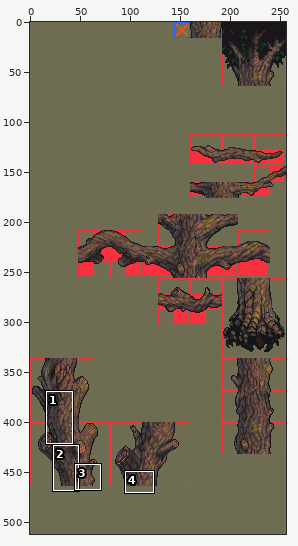
Sprite sheet, stored at images/tiles/forest.png. Above: a wide view before the commit, with the close-up outlined.
Close-up. The starting point:
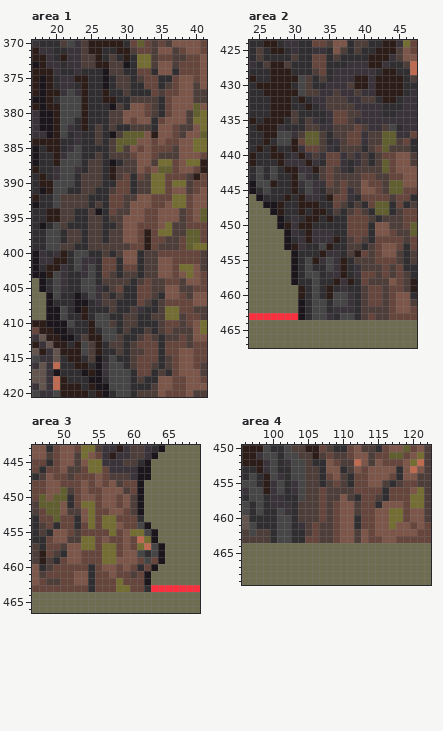
The file is 256x512 pixels. Colours within 5 levels of each other are drawn and written as one. Shown: area 1: x 17..41, y 370..420; area 2: x 24..47, y 424..467; area 3: x 46..69, y 443..466; area 4: x 96..122, y 450..469. The commit also changed other parts of the picture, which this record leaves out.
Now the later version:
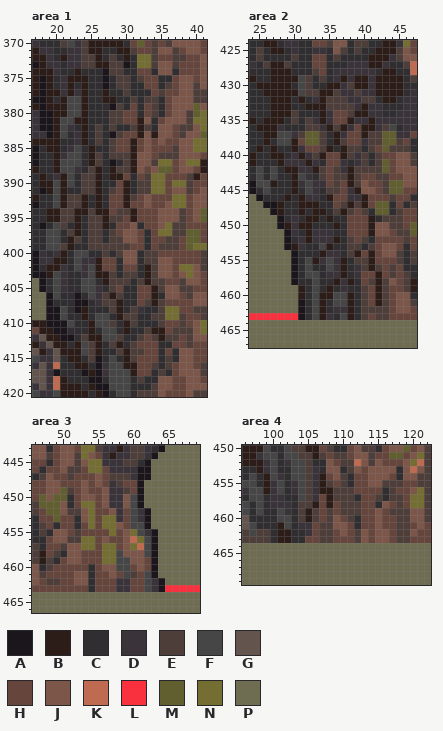
Palette (. is transparent): A #1b161c  B #2c1d18  C #302e30  D #3a333a  E #4d3e3a  F #464646  G #63554e  H #66453c  J #7d564a  K #bf6b52  L #f9303d  M #615e30  N #746e32  P #6f6d51
Difference:
--- area 1
@@ x 17..41 @@
 373 ABDDCDDEEBBEEACNNEJJEHHHJ
-374 BBBDCCDCCCAEECCHHCJJCHHHJ
-375 BABCDDBBCCACEECEHHCCHJJHJ
-376 BABCDDCBCCACEECCHHCEHJJEJ
-377 BABBDFDBCCBCCECCCHEHHJJEE
-378 AABCFFFBCCBBCCEEEECHJJJEE
-379 BABBFFFBCCCAECJJHECHJJJMJ
-380 DAABFFFBCCCEEJJJHECHJJEMN
-381 DAABFFCBCCCEEJHJJCHJJJENN
-382 DAABFDCBCECECCEEECJJHEEJN
-383 DDABFCDCCECAEMMMJBJJHEJJM
-384 BBBBCCDCCECEMMMJJHJHHJJNN
-385 ACBBCDFCCCCEMEJHJHHHEJJNN
-386 ACCBDFFCCECEEEHJJHEEEJJJH
-387 ACCBFFFCEECACEEJJENNHJNNB
-388 BCCDFFDCEECBEEEJHJMMHJJHB
-389 CBCDFFCEEECBEHCHENNHHHEBH
-390 CBBFFFCEEECCHHCEENNHNNEHH
-391 CABFFCCEECCEHHCEENNHJJEHJ
-392 BCCFEEEECCCHHEEJJHHHNNHJJ
-393 ACCFEEEECECHHEJJJHHJNNHJJ
-394 CCBBEECCEACHEEJJHHJJJEHJM
-395 CCBBEECCEECEEJJJHHJJJEHJM
-396 CACFECCCEECCEJJHHHJNEEHHH
-397 CCFFCEECEECEEJJHBHNNEEMMH
-398 CCFFCEECEECEEJJHBHHEEHMMH
-399 CCFFEECCEEEEEEHHBHEEEHMNN
+374 BBBDCCBCCCAEECCHHCJJCHHHJ
+375 BABCDBBBCCACEECEHHCCHJJHJ
+376 BABCDBCBCCACEECCHHCEHJJEJ
+377 BABBDBDBCCBCCECCCHEHHJJEE
+378 AABCBFFBCCBBCCECEECHJJJEE
+379 BABBBFFBCCCAECHCHECHJJJMJ
+380 DAABBFFBCCCEEHHCHECHJJEMN
+381 DAABFFBBCCCEEHHBJCHJJJENN
+382 DAABFDCBCECECCEBECJJHEEJN
+383 DDABFCDBCECAEHHBJBJJHEJJM
+384 BBBBCCDBCECEHHBHJHJHHJJNN
+385 ACBBCDFCBCCEHHBHJHHHEJJNN
+386 ACCBDFFCBECEEEBJJHEEEJJJH
+387 ACCBFFFCBECACEBJJENNHJNNB
+388 BCCBFFDCEBCBEEBJHJMMHJJHB
+389 CBCDBFCEEBCBBHCHENNHHHEBH
+390 CBBFBFCEEBCCHBCEENNHNNEHH
+391 CABFBCCEEBCEHBCEENNHJJEHJ
+392 BCCFBEEBCBCHHBEHJHHHNNHJJ
+393 ACCFBEEBCBCHHBHHJHHJNNHJJ
+394 CCBBEEBBEBBHEEBHHHJJJEHJM
+395 CCBBEEBCEEBEEHBHHHJJJEHJM
+396 CACFECBCEEBCHHJCHHJNEEHHH
+397 CCFFCEBCEECEHJJHCHNNEEMMH
+398 CCFFCBECEECEEJJHCHHEEHMMH
+399 CCFFEBCCEEEEEEHHCHEEEHMNN
 400 ADCDBCFFCCECEJJCEEHHHHHHE
-401 ADDBBCFDDCHHCJJCEEJJHHHHE
-402 ACBBDCFDFCHHCHHCEEJJHNNJE
-403 AABFDCCDFCHECEECEEJJHJNJH
-404 PACFDCCFFCEEEECEHEEHHEJJH
-405 PACFDCCFFDCEHCCHHEEJJEEHH
-406 PPAFCCACFDECECCHHECJJHEJJ
-407 PPACCCAACDEECCCHECEHHHHJJ
-408 PPAAFCABCCCECCEDCCENNHHEE
-409 PPAAFCCBCFFCCEECCEENNEHHE
-410 BBAAAFCCBFFECEECCCEHHEHJN
-411 HBBAACCCBCFFCECCECEHEEEJN
-412 DGBBAACEBBFFECCEHECEEHEJJ
-413 BDGBBCBFEBCEECEHHHCHHHEHH
-414 GBDGBBBFEBCCECEEHHCHHJJHH
-415 FDDGCBBCEACFCCEHHHCEHJJHH
-416 DGDKCCBBCADFFCEHHECEHJJHE
-417 GGDACCCABADFFFCHHCECHJJJE
+401 ADDBBCFDDBHHCJJCEEJJHHHHE
+402 ACBBDCFDFBHHCHHCBEJJHNNJE
+403 AABFDCCDFBBECEECBEJJHJNJH
+404 PACFDCCFFCBEEECEBEEHHEJJH
+405 PACFDCCFFDCEHCCHHBEJJEEHH
+406 PPAFCCACFDEBECCHHBCJJHEJJ
+407 PPACCCAACDEEBCCHEBEHHHHJJ
+408 PPAAFCABCCCEBCEDCCENNHHEE
+409 PPAAFCCBCFFCBEECCEENNEHHE
+410 BBAAAFCCBFFECBECCCEHHEHJN
+411 HBBAACCCBCFFCBCCEBBHEEEJN
+412 DGBBAACEBBFFECCEHEBEEHEJJ
+413 BDGBBCBFEBCEBCEHHHCCHHEHH
+414 GBDGBBBFEBCCEBEEHHCHCJJHH
+415 FDDGCBBCEACFCBEHHHCECJJHH
+416 DGDKCCBBCADFFBBHHECEHJJHE
+417 GGDACCCABADFFFBHHCECHJJJE
 418 GGDKBCCCAACFFFCECCJJHHJJH
--- area 2
@@ x 31..44 @@
 428 CCEHCDDDDDDCBB
-429 FECECDDDBBDBBB
-430 FECCDDDEBBDBBB
-431 FEEDDEDDEDDBBB
-432 BCDDEEEDDEECBB
-433 CBCDEEEEDDDDCC
-434 CCCCDHHEEDDDCC
-435 CEDCDHHEDDDDDD
-436 CEEDDEEEHEDDEF
-437 EMMECEEHHDEEMM
-438 HMMECDEHHDEEMM
-439 DHHEDCEEECEHME
-440 BDEDHHDEDECEHH
+429 FECECDBDBBDBBB
+430 FECCBBDEBBDBBB
+431 FEEBBEDDEDDBBB
+432 BCDBEEEDDEECBB
+433 CBBBEEEEDBDDCC
+434 CCCBDHHEBBDDCC
+435 CEDBDHHBDDBDDD
+436 CEEDBEBDHBBDEF
+437 EMMECBDHHBEEMM
+438 HMMECBEHHDEEMM
+439 DHHEBCBEECEHME
+440 BDEBHHBEDECEHH
 441 DBDCHHDCDECEMH
-442 DDBEHEDCEEEEMH
-443 FDCEHEEEEHHEEH
-444 DFDDHEHEEJHHEM
-445 CFDCEEHDEJJHEM
-446 BDDCBHHDCHHHHE
-447 BBBCCHECECHMMC
-448 BCBBCECEHECMMC
-449 CBBCBCCHHHECEE
-450 BBCCCCCHHHCJJE
-451 CBDDDCCHHHCJJH
+442 DDBEHEDBEEEEMH
+443 FDCEHEEBEHHEEH
+444 DFDDHEHBEJHHEM
+445 CFDCEEHDBJJHEM
+446 BDDCBHHDDBHHHE
+447 BBBCCHEBEBHMMC
+448 BCBBCEBEHECMMC
+449 CBBCBCCHHHBCEE
+450 BBCCCBCHHHBJJE
+451 CBDDDCCHHHBJJH
 452 DBDDDBCEHECHHH
 453 DCCFBCCEECEHJJ
-454 CCCBDDCEBHEHJJ
-455 CFBDFDBCEEEHHH
-456 CFCCFDBCDEEEHE
-457 CFFCDDBCDHHEHE
-458 CCFCCBDBCHEEEJ
-459 BCFCBCDCCEHHEH
-460 BCFCBFFDCEHHEH
-461 ACFFCFFDCEHHEH
-462 ACFFCDDDCEEEEH
-463 ACFFDCFFCEHEEH
+454 CCCBDDCEBHBHJJ
+455 CFBDFDBCEEBHHH
+456 CFCCFDBCDEBEHE
+457 CFFCDDBCDHHBHE
+458 CCFCCBDBCHEBEJ
+459 BCFCBCDCCEHBEH
+460 BCFBBFFBCEHBEH
+461 ACFBCFFBCEHBEH
+462 ACFBCDDBCEEEEH
+463 ACFBDCFBCEHEEH
 464 PPPPPPPPPPPPPP
--- area 3
@@ x 55..66 @@
 447 JHEEEDAAPPPP
-448 JHJEHHAPPPPP
-449 HJJJEHAPPPPP
-450 HJJHJEAPPPPP
-451 HJJHJEAPPPPP
-452 HHJJHEAPPPPP
-453 HNNHHHCPPPPP
-454 HNNJHHFAPPPP
-455 HHNHJNNFAPPP
-456 HJHHJHKNAPPP
-457 HNNHJHNKFAPP
-458 HNNHJJFCFAPP
-459 HNNJJJHFHAPP
-460 HJJHJHCHAPPP
-461 HHJHHEHAPPPP
-462 HHHNHHHAPPPP
-463 HHHNNHHCLLLL
+448 JHDEHHAPPPPP
+449 HJDDEHAPPPPP
+450 HJDDJFAPPPPP
+451 HJDDJFAPPPPP
+452 HHJDHFDAPPPP
+453 HNNDHFDAPPPP
+454 HNNJHFFAPPPP
+455 HHNHJNFDAPPP
+456 HJHHJKNFAPPP
+457 HNNHJNKFAPPP
+458 HNNFJJJFAPPP
+459 HNNFFJJHAPPP
+460 HJJFFHJHAPPP
+461 HHJHFEHFAPPP
+462 HHHDDHHFDAPP
+463 HHHDDHHFDALL
 464 PPPPPPPPPPPP
--- area 4
@@ x 96..122 @@
 452 BBBDFCDFFECCJHEEKJEJHHHJNKE
-453 CCBDFCCFFEECJJCEJHJJJJCJKJE
-454 CFCBFDCFFEECHJECHHJJJHCJJEE
-455 FFCBDFCDFEECEHECHHJJECEHHEE
-456 DFFBDFCDFEEHEEEEHHHHCHHHJNE
-457 CFFCDDCCFEEHEEJECHHECHHHNNE
-458 FCFCDDDCEEEHEHJJEHHCJJJHNNE
-459 FCFCCFDCEEEHEHJJEHHJJNNHJJE
-460 GCCCCFFCEEEHEHJJCHHJJNNHJJE
-461 GFCCCFFCDEHEEHJJCHHJJNJJHJH
-462 EFEECFFCCEHEEHJJEJHJJJJJJHH
-463 EEEECFFCCHHEEHJJEJHHJJHHHHH
+453 CCBDFCCFFEDCJJCEJHJJJJCJKJE
+454 CFCBFDCFFEDBHJECHHJJJHCJJEE
+455 FFCBDFCDFEDBEHECHHJJEEEHHEE
+456 DFFBDFCDFEDBBEEEHHHHCEHHJNE
+457 CFFCDDCCFEDHBEEECHHECEEHNNE
+458 FCFCDDDCEEBHBHEEEHHCJHEHNNE
+459 FCFCCFDCEBEHEHEEEHHJHEEEJJE
+460 GCCCCFFCEBEHEJHECHHJHHEEJJE
+461 GFCCCBFCDDHEEJJHCHHJHHEEHJH
+462 EFEECBBCCDHEEHJHEJHJJHEEJHH
+463 EEEECBBCCHHEEHHHEJHJJHEEHHH
 464 PPPPPPPPPPPPPPPPPPPPPPPPPPP
Where, in picture pixels (left, top, right, bottom), the same in both close-ups:
changed: (53, 68, 179, 376)
changed: (312, 75, 382, 320)
changed: (109, 480, 165, 592)
changed: (277, 466, 410, 543)
